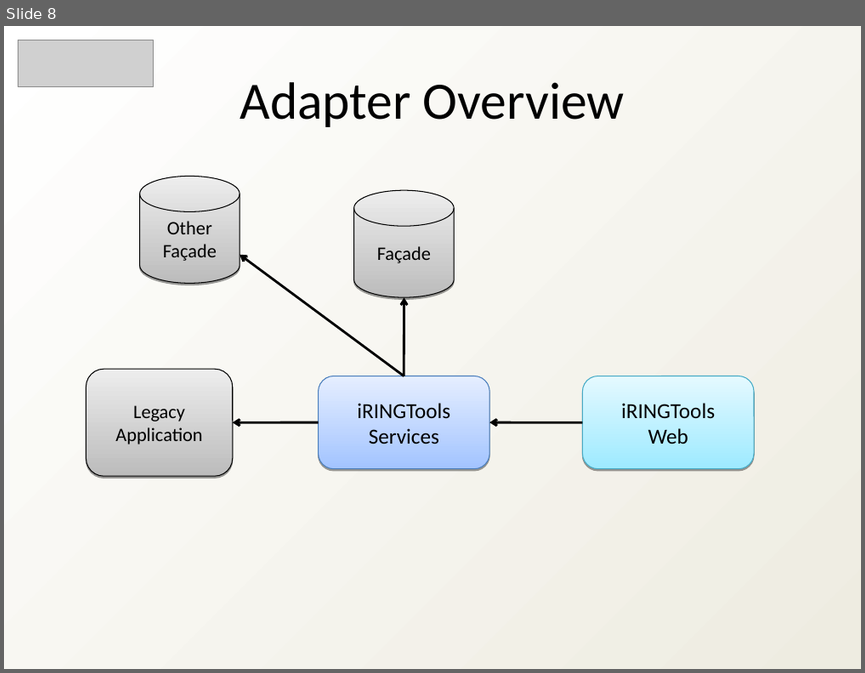
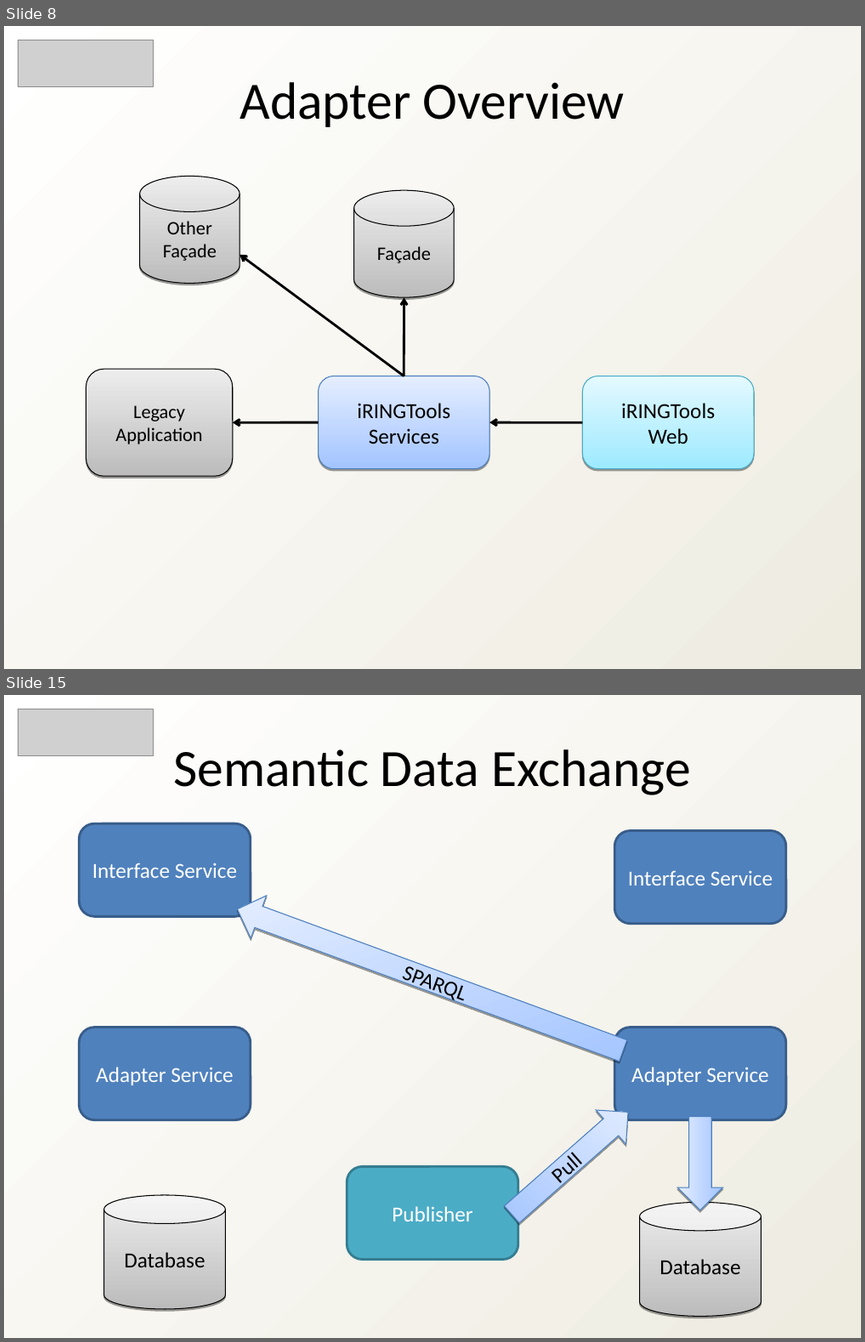
Before and after one commit to heyena/iring-tools, a slide deck: trunk/Documentation/iRINGTools_Overview_v2.1.0.ppt. Shown one above the other, each under a label of ours: slide 8 before the commit, slides 8 and 15 after it; the slides between them are not shown. The pictures are 865x673 and 865x1342 pixels, drawn with LibreOffice and Linux fonts; fonts in the diff are those of the drawing; grey boxes stand for pictures. Boxes give left, top, right and bottom in pixels: in the first picture for what was removed or moved away, otherwise in the second. Text is boxed around its words. In the diff, an @@ line names an element or a change of style, - is before the commit and + after.

```diff
--- a/trunk/Documentation/iRINGTools_Overview_v2.1.0.ppt
+++ b/trunk/Documentation/iRINGTools_Overview_v2.1.0.ppt
@@ slide 15 added at [4,695,861,1338], background gradient #FFFFFF to #EEECE1 @@
@@ picture added at [18,709,154,756] @@
@@ text added at [173,749,691,795], 44 pt, text #000000 @@
+Semantic Data Exchange
@@ rounded rectangle added at [80,823,250,916], fill #4F81BD, outline #385D8A 2.01 pt, 18 pt, text #FFFFFF @@
+Interface Service
@@ rounded rectangle added at [615,830,786,923], fill #4F81BD, outline #385D8A 2.01 pt, 18 pt, text #FFFFFF @@
+Interface Service
@@ left arrow added at [230,888,631,1072], fill gradient #A3C4FF to #E5EEFF, outline #4A7EBB 0.74 pt, 18 pt, text #000000 @@
+SPARQL
@@ rounded rectangle added at [80,1027,250,1119], fill #4F81BD, outline #385D8A 2.01 pt, 18 pt, text #FFFFFF @@
+Adapter Service
@@ rounded rectangle added at [615,1027,786,1119], fill #4F81BD, outline #385D8A 2.01 pt, 18 pt, text #FFFFFF @@
+Adapter Service
@@ right arrow added at [497,1095,643,1231], fill gradient #A3C4FF to #E5EEFF, outline #4A7EBB 0.74 pt, 18 pt, text #000000 @@
+Pull
@@ right arrow added at [677,1117,723,1210], fill gradient #A3C4FF to #E5EEFF, outline #4A7EBB 0.74 pt @@
@@ rounded rectangle added at [347,1166,518,1259], fill #4BACC6, outline #357D91 2.01 pt, 18 pt, text #FFFFFF @@
+Publisher
@@ cylinder added at [104,1195,226,1309], fill gradient #BCBCBC to #EDEDED, outline #000000 0.74 pt, 18 pt, text #000000 @@
+Database
@@ cylinder added at [640,1202,761,1316], fill gradient #BCBCBC to #EDEDED, outline #000000 0.74 pt, 18 pt, text #000000 @@
+Database
```
Also in this commit, not shown: 13 slides changed, 3 other slides added, 1 slide removed.
